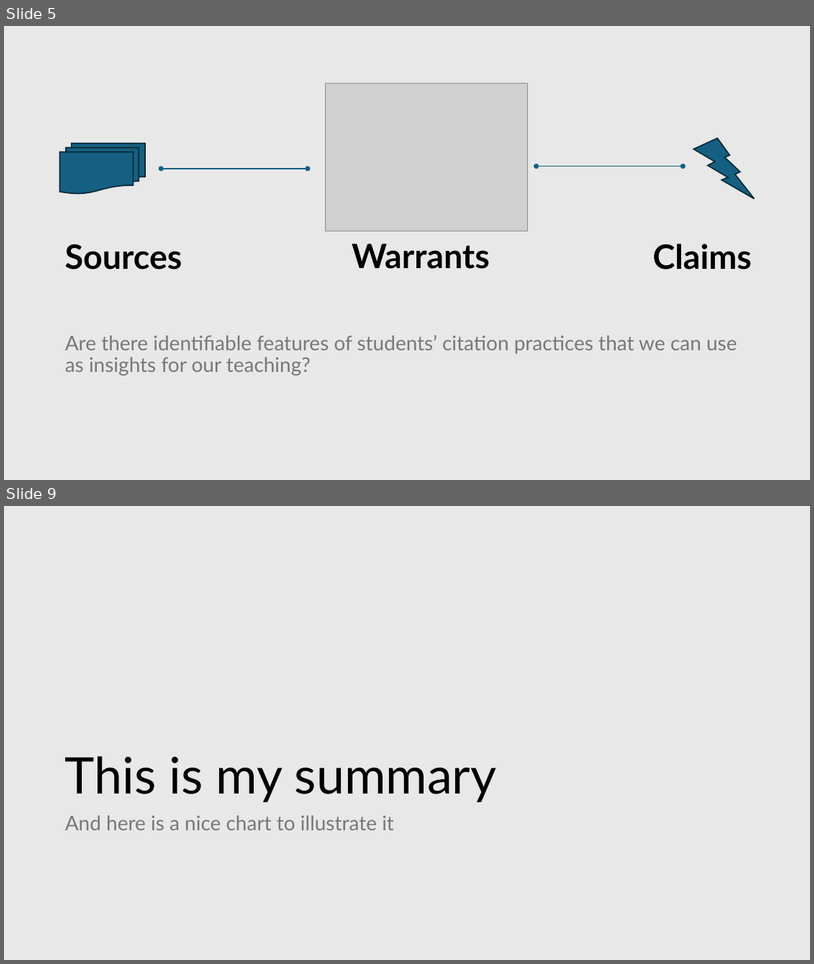
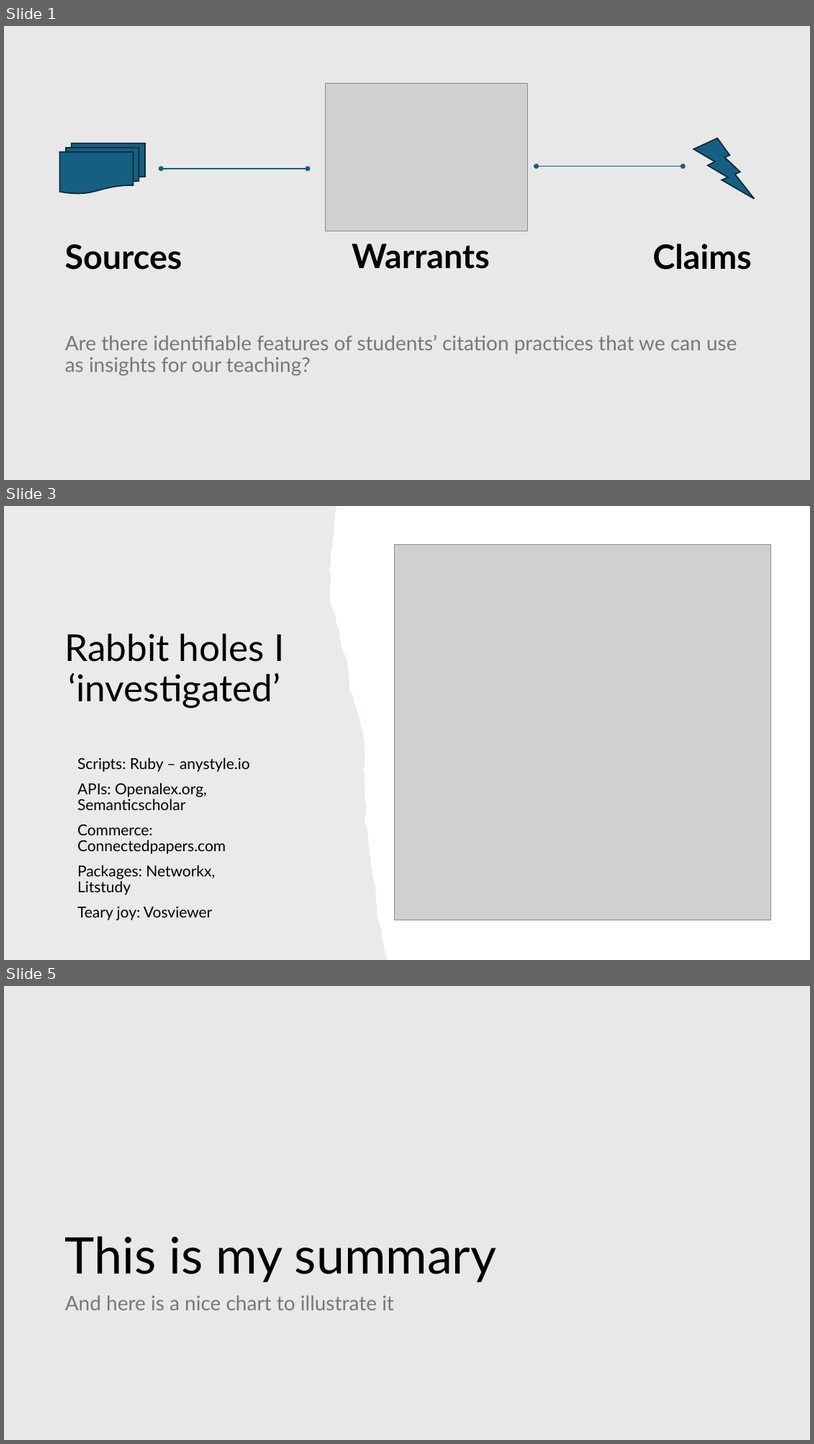
Before and after one commit to darrengarside/DAML_FinalProject, a slide deck: Final project prompt slides.pptx. Shown one above the other, each under a label of ours: slides 5 and 9 before the commit, slides 1, 3 and 5 after it; the slides between them are not shown. The pictures are 814x964 and 814x1444 pixels, drawn with LibreOffice and Linux fonts; fonts in the diff are those of the drawing; grey boxes stand for pictures; background and template pictures are left out. Boxes give left, top, right and bottom in pixels: in the first picture for what was removed or moved away, otherwise in the second. Text is boxed around its words. In the diff, an @@ line names an element or a change of style, - is before the commit and + after.

```diff
--- a/Final project prompt slides.pptx
+++ b/Final project prompt slides.pptx
@@ slide 3 added at bbox=[4, 506, 810, 960], background #FFFFFF @@
@@ freeform shape added at bbox=[4, 506, 388, 960], fill #82766A at 15% opacity @@
@@ picture added at bbox=[395, 544, 771, 919] @@
@@ title added at bbox=[64, 633, 284, 708], 44 pt, text #000000 @@
+Rabbit holes I ‘investigated’
@@ text added at bbox=[77, 757, 250, 920], 18 pt, text #000000 @@
+Scripts: Ruby – anystyle.io
+APIs: Openalex.org, Semanticscholar
+Commerce: Connectedpapers.com
+Packages: Networkx, Litstudy
+Teary joy: Vosviewer
@@ what was slide 5 is now slide 1 @@
@@ what was slide 9 is now slide 5 @@
```
Also in this commit, not shown: 1 slide changed, 1 other slide added, 6 slides removed.
